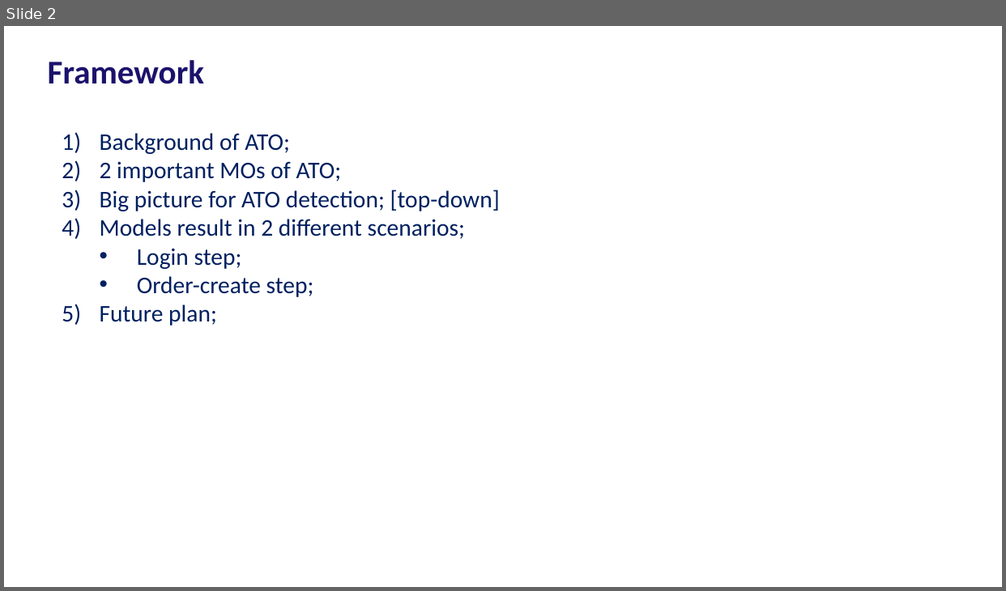
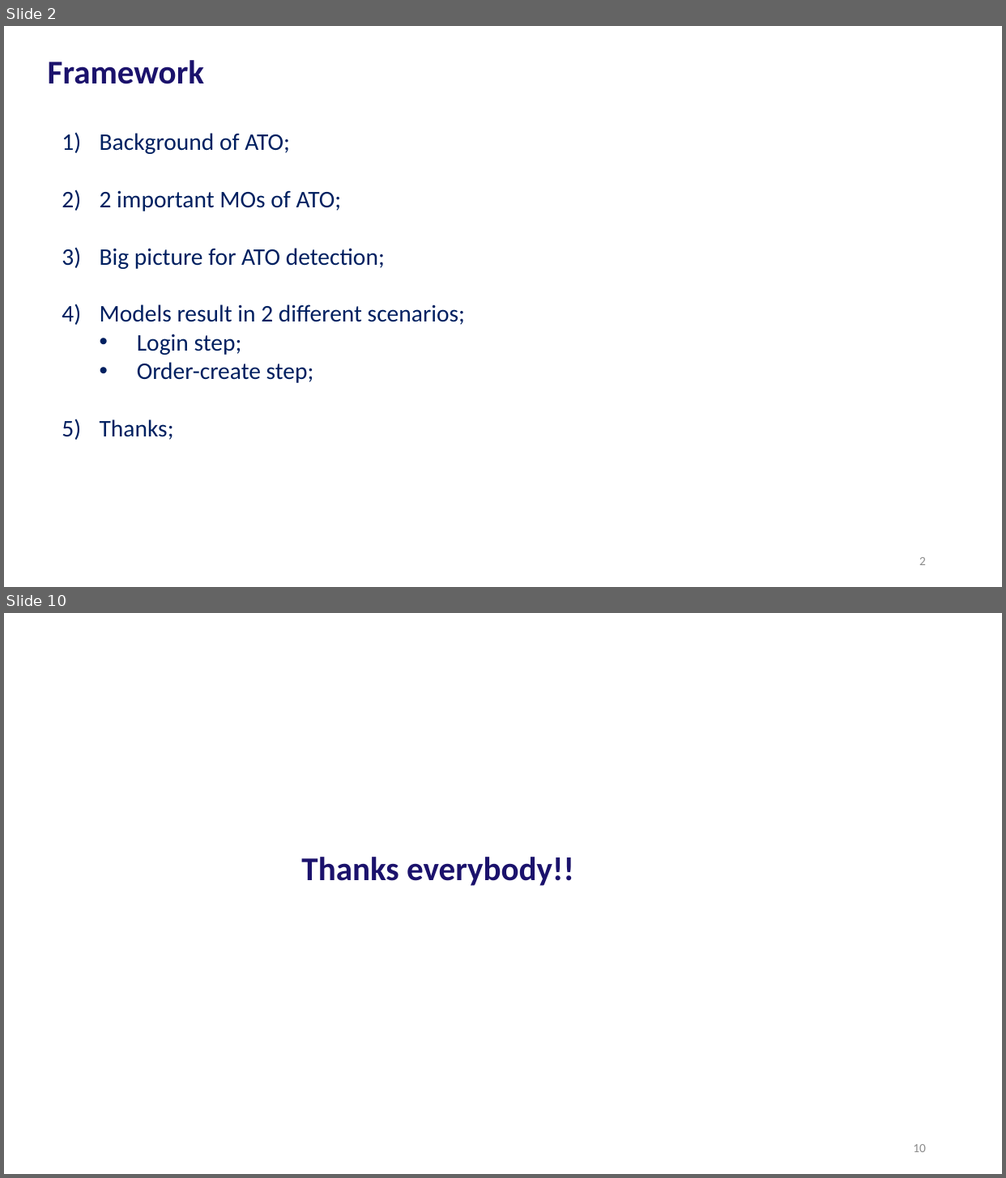
Before and after one commit to JoeWang-0519/JoeWang-0519, a slide deck: Account Takeover/slide/presentation.pptx. Shown one above the other, each under a label of ours: slide 2 before the commit, slides 2 and 10 after it; the slides between them are not shown. The pictures are 1006x591 and 1006x1178 pixels, drawn with LibreOffice and Linux fonts; fonts in the diff are those of the drawing. Boxes give left, top, right and bottom in pixels: in the first picture for what was removed or moved away, otherwise in the second. Text is boxed around its words. In the diff, an @@ line names an element or a change of style, - is before the commit and + after.

```diff
--- a/Account Takeover/slide/presentation.pptx
+++ b/Account Takeover/slide/presentation.pptx
@@ slide 10 added at (4,613,1002,1174), background #FFFFFF @@
@@ title added at (301,857,574,886), 32 pt, text #1B126C, bold @@
+Thanks everybody!!
@@ page number added at (913,1144,926,1152), 12 pt, text #8C8C8C @@
+10
@@ slide 2 changed as well @@
@@ text at (100,248,385,269): text changed @@
-3) Big picture for ATO detection; [top-down]
+3) Big picture for ATO detection;
@@ text at (100,420,174,440): text changed @@
-5) Future plan;
+5) Thanks;
@@ page number added at (919,557,926,565), 12 pt, text #8C8C8C @@
+2
```
Also in this commit, not shown: 2 other slides changed, 6 other slides added, 1 slide removed, 13 other files.
